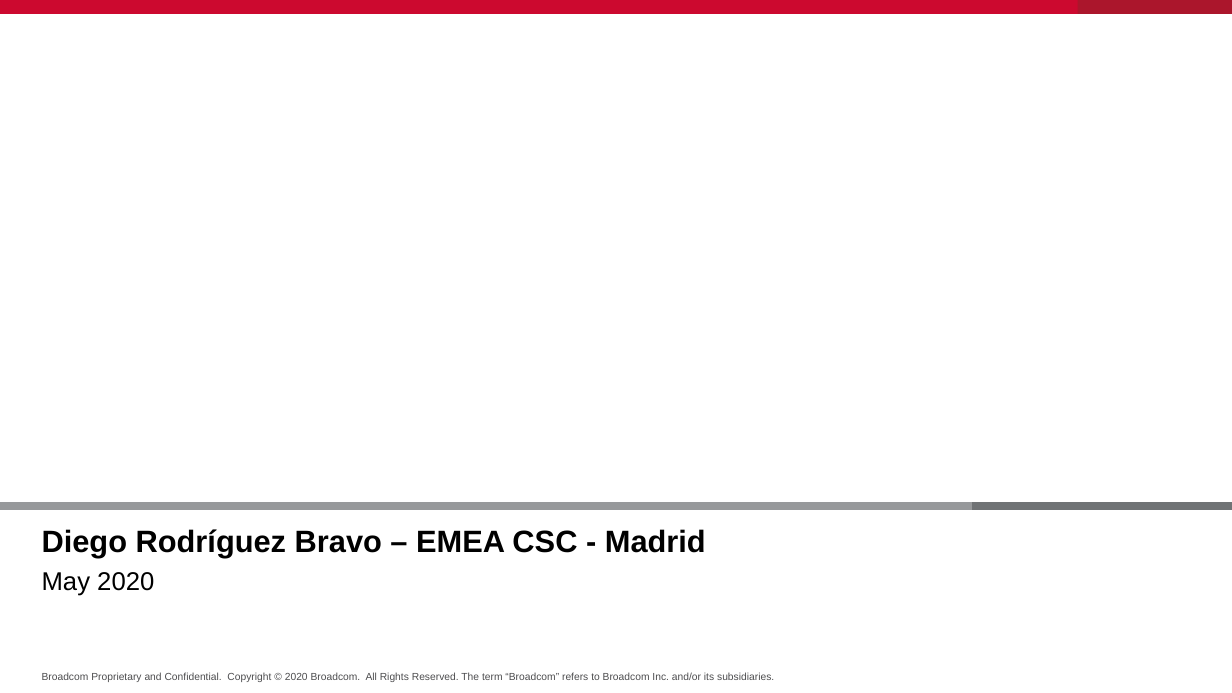
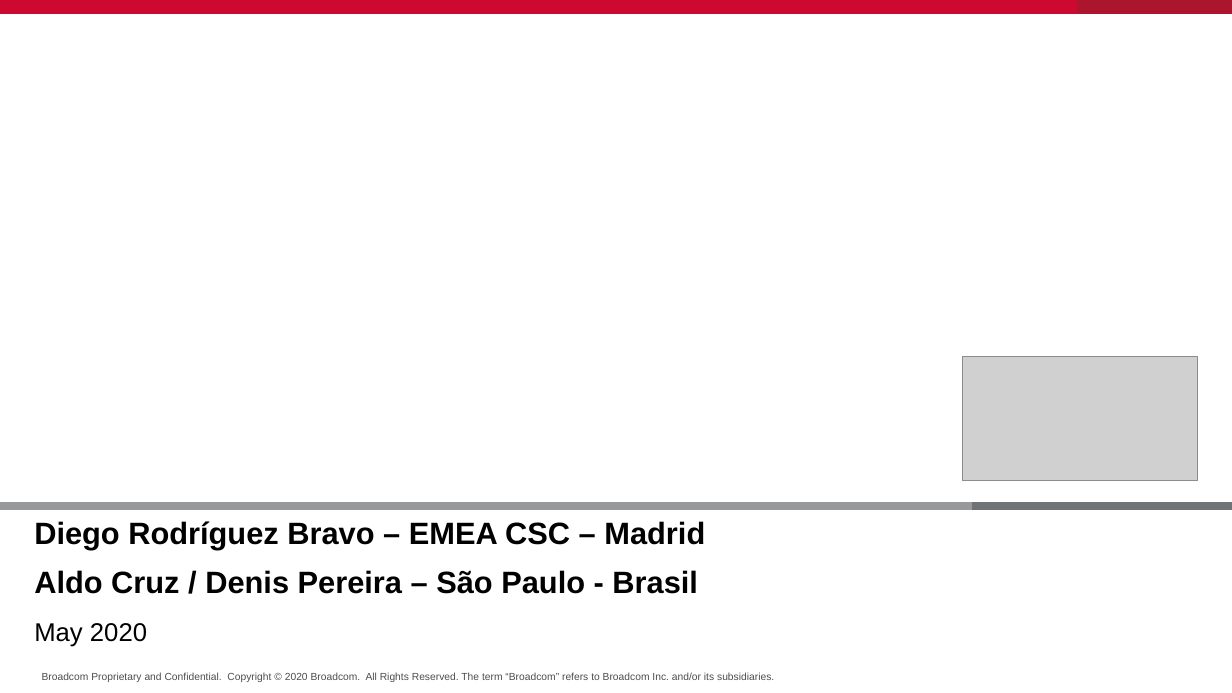
Before and after one commit to drb1972/ITAU, a slide deck: slide 1 of ITAU.pptx. Drawn at 1232x693 pixels with LibreOffice and Linux fonts; fonts in the diff are those of the drawing; grey boxes stand for pictures; background and template pictures are left out. Boxes give left, top, right and bottom in pixels: in the first picture for what was removed or moved away, otherwise in the second. Text is boxed around its words. In the diff, an @@ line names an element or a change of style, - is before the commit and + after.

```diff
--- a/ITAU.pptx
+++ b/ITAU.pptx
@@ picture added at box(963, 357, 1198, 481) @@
@@ subtitle at box(34, 521, 705, 594): text changed @@
-Diego Rodríguez Bravo – EMEA CSC - Madrid
+Diego Rodríguez Bravo – EMEA CSC – Madrid
+Aldo Cruz / Denis Pereira – São Paulo - Brasil
@@ text "May 2020": place and size @@
-text "May 2020" at box(42, 572, 154, 596)
+text "May 2020" at box(34, 623, 147, 647)
```
Also in this commit, not shown: 16 other slides changed, 1 slide added, 1 slide removed, 2 other files.
